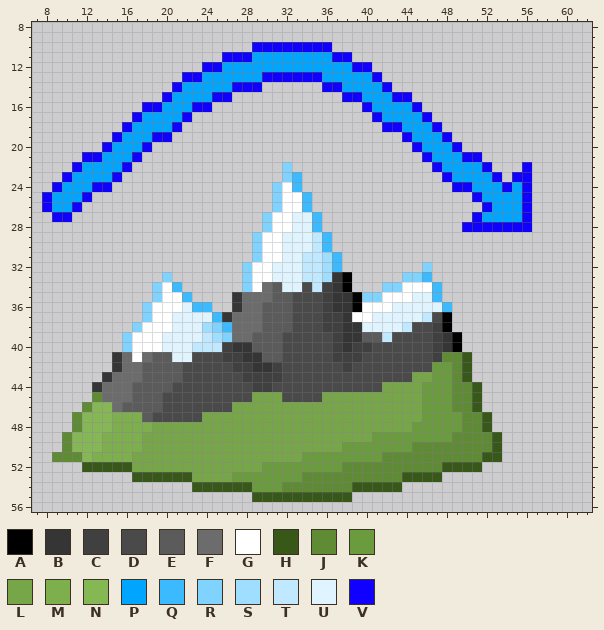
One commit to this sprite sheet: resources/sprites/gui/upgrades/006.png. Above: the version before the commit.
The file is 65x65 pixels. Colours within 5 levels of each other are drawn and written as one. Shown: x 7..62, y 8..56.
Palette (. is transparent): A #000000  B #353535  C #404040  D #4a4a4a  E #5b5b5b  F #6c6c6c  G #ffffff  H #375818  J #5e8b34  K #6a9b3c  L #76a647  M #7daf4d  N #85b755  P #00a5ff  Q #3cbaff  R #80d2ff  S #a0deff  T #c0e9ff  U #e0f4ff  V #1000ff
Pixels before (only the part around the change), first column x 7:
 8 ........................................................
 9 ........................................................
10 ......................VVVVVVVV..........................
11 ...................VVVPPPPPPPPVV........................
12 .................VVPPPPPPPPPPPPPVV......................
13 ...............VVPPPPPPVVVVVVPPPPPV.....................
14 ..............VPPPPPVVV......VVPPPPV....................
15 .............VPPPPVV...........VVPPPVV..................
16 ...........VVPPPVV...............VPPPPV.................
17 ..........VPPPPV..................VPPPPV................
18 .........VPPPPV....................VVPPPV...............
19 ........VPPPVV.......................VPPPV..............
20 .......VPPPV..........................VPPPV.............
21 .....VVPPPV............................VPPPVV...........
22 ....VPPPPV...............R..............VPPPPV...V......
23 ...VPPPPV................RQ..............VPPPPV.VV......
24 ..VPPPVV................RGQ...............VVPPPVPV......
25 .VPPPV..................RGGQ................VPPPPV......
26 .VPPV...................RGGQ.................VPPPV......
27 ..VV...................RGGUUQ...............VPPPPV......
28 .......................RGGUUQ..............VVVVVVV......
29 ......................RGGUUUTQ..........................
30 ......................RGGUUUTQ..........................
31 ......................RGGUUTTSQ.........................
32 .....................RGGUUUTTSQ........R................
33 .............R.......RGGUUUTTSBA.....RRQ................
34 ............RGQ......RGFEUUDTCBA...RRGGGQ...............
35 ............RGGQ....BFFFEEDDDCBBARRGGGUUQ...............
36 ...........RGGGUQQ..BFFEEEDDDCBBAGGGUUUUUQ..............
37 ...........RGGUUUUQBFFFEEEDDDCCBGGUUUUUTDA..............
The same view after the edit:
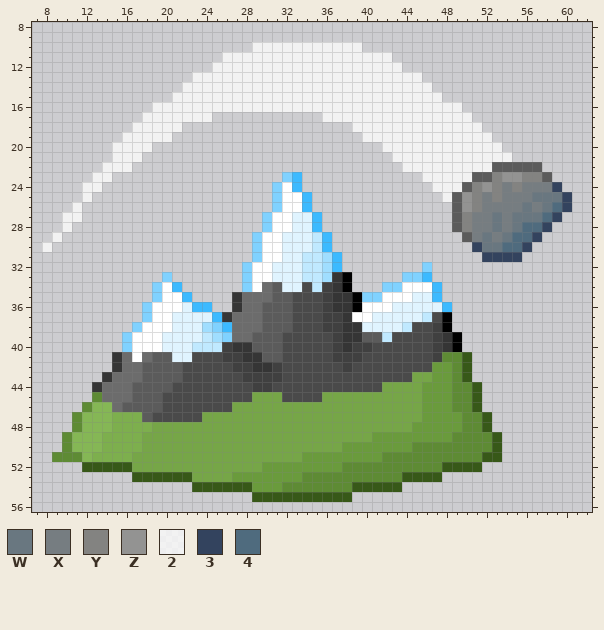
Colours new in this view: W #697780  X #767d81  Y #838381  Z #939392  2 #ffffffbb  3 #33435e  4 #4f6b7e
Change:
Changed rows in their new state; - is an unchanged pixel.
first column x 8:
10 ---------------------22222222222---------------------
11 ------------------22222222222222222------------------
12 ----------------.2222222222222222222-----------------
13 --------------.22222222222222222222222---------------
14 -------------.2222222222222222222222222--------------
15 ------------.222222222222222222222222222-------------
16 ----------.2222222222222222222222222222222-----------
17 ---------.2222222-----------222222222222222----------
18 --------.22222-----------------2222222222222---------
19 -------.22222-------------------2222222222222--------
20 ------.2222-----------------------222222222222-------
21 ----...222-------------------------222222222222------
22 ---...222---------------.-----------222222222EEEEE---
23 --...22.------------------------------22222EEYZZYYE--
24 -...22.--------------------------------222EYZYXYXXX3-
25 ....2-----------------------------------2EZYXYXXXWWW3
26 ...2-------------------------------------EZYXXXXWXW43
27 -.22-------------------------------------EYXXWXWWW43-
28 --2--------------------------------------EYXXWXW443--
29 -2----------------------------------------EXWXW443---
30 2------------------------------------------3WW443----
31 --------------------------------------------3333-----
Changed places in both pictures, as pixel boxes (x1, y1, x2, y2):
changed: (42, 42, 572, 262)
